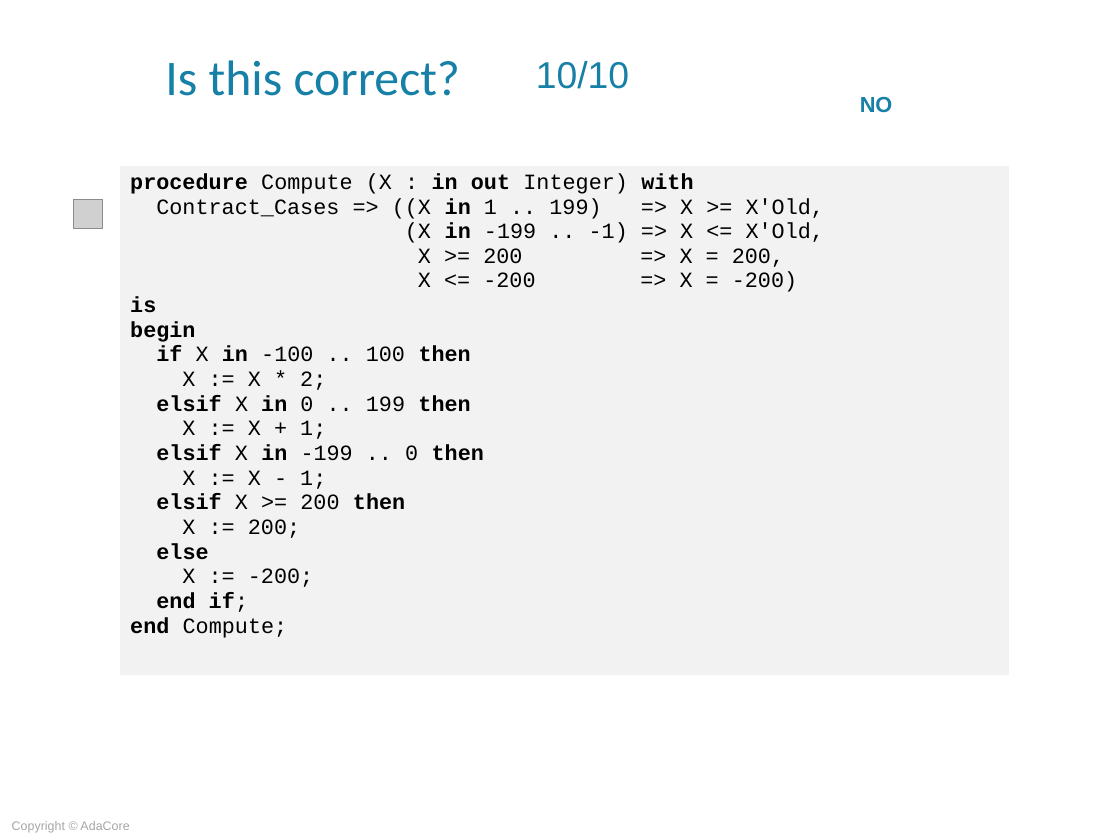
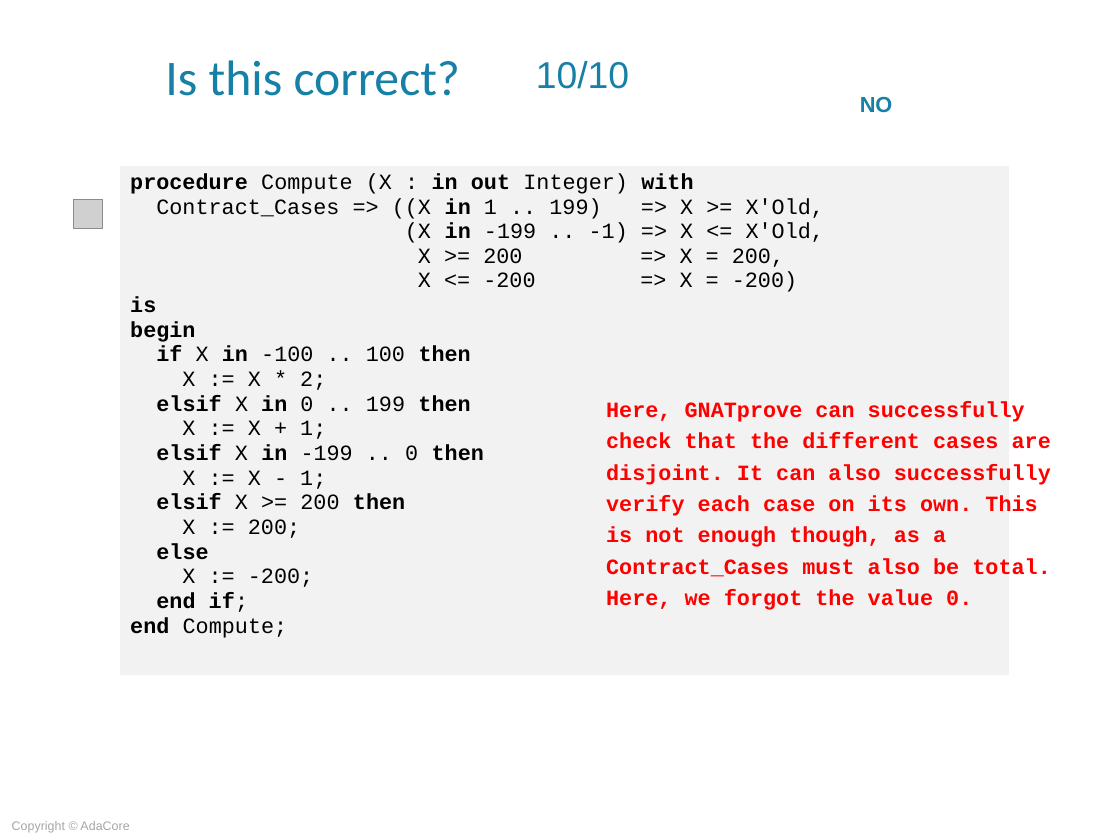
Before and after one commit to AdaCoreU/Courses, a slide deck: slide 38 of lectures/06_SPARK_2014/03_Proof_Of_Program_Integrity/Slides/03_Proof_Of_Program_Integrity.ppt. Drawn at 1120x840 pixels with LibreOffice and Linux fonts; fonts in the diff are those of the drawing; grey boxes stand for pictures; background and template pictures are left out. Boxes give left, top, right and bottom in pixels: in the first picture for what was removed or moved away, otherwise in the second. Text is boxed around its words. In the diff, an @@ line names an element or a change of style, - is before the commit and + after.

```diff
--- a/lectures/06_SPARK_2014/03_Proof_Of_Program_Integrity/Slides/03_Proof_Of_Program_Integrity.ppt
+++ b/lectures/06_SPARK_2014/03_Proof_Of_Program_Integrity/Slides/03_Proof_Of_Program_Integrity.ppt
@@ text added at (606,401,1051,610), 14 pt, text #FF0000, bold @@
+Here, GNATprove can successfully check that the different cases are disjoint. It can also successfully verify each case on its own. This is not enough though, as a Contract_Cases must also be total. Here, we forgot the value 0.
```
Also in this commit, not shown: 4 other slides changed, 1 other file.
